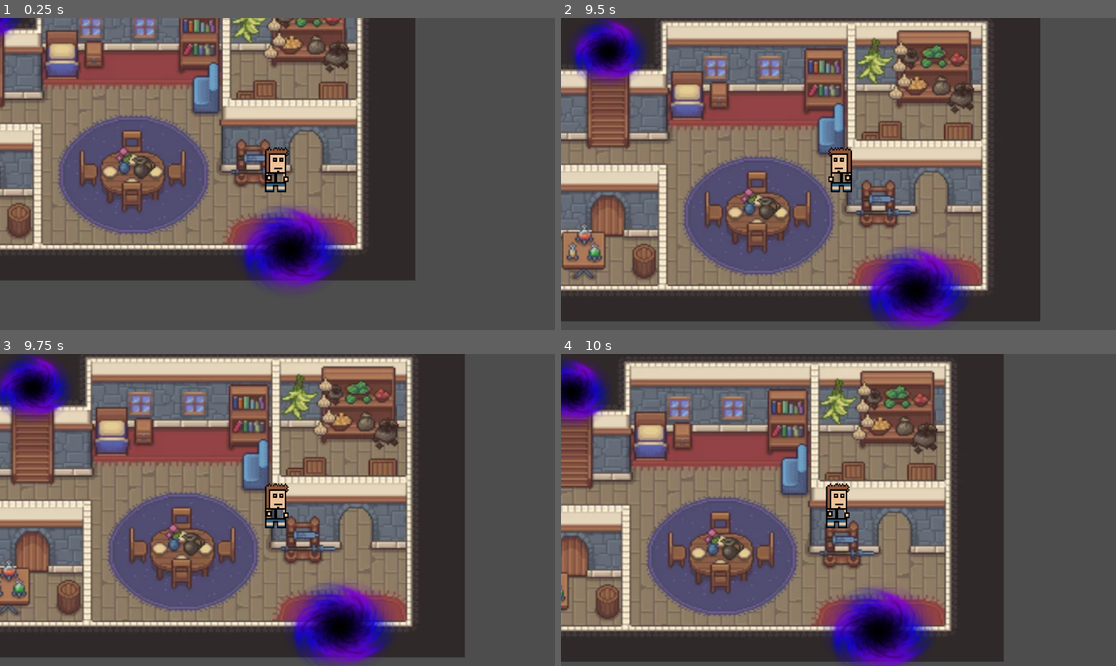
Above: before the commit, frames 1-4 (two rows, left to right).
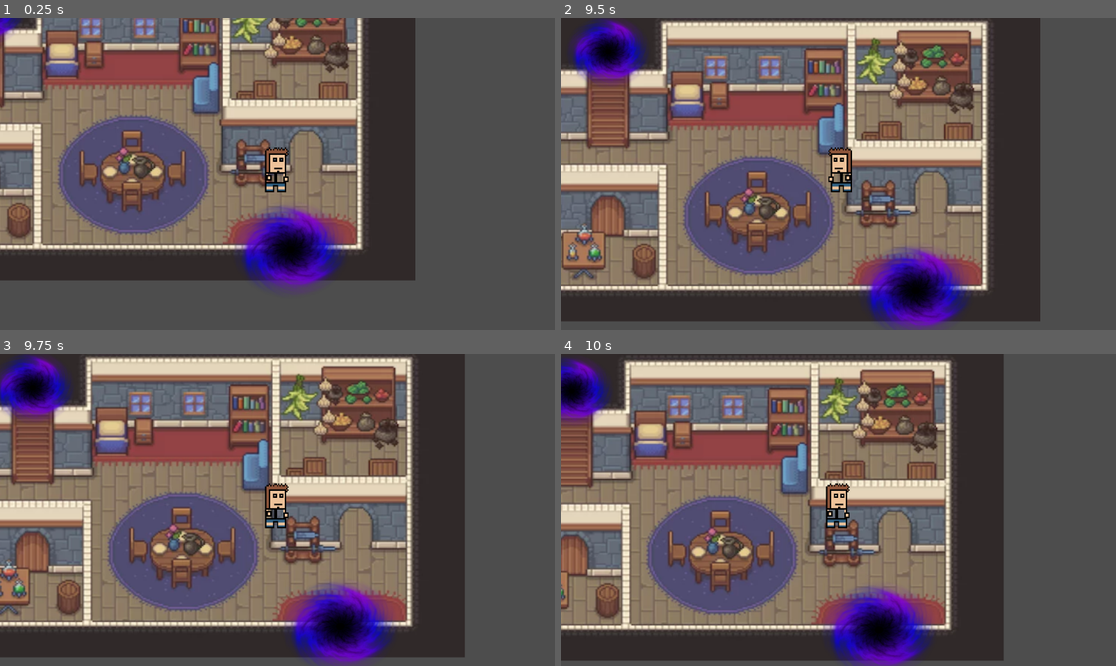
Above: after the commit, the same moments.

Repository: CISC204-S26/hw4-bribri-dtb
Game: Godot game, scene res://level_1.tscn
Same seed, same stepped clock (60 frames per second), same inputs: the game is played once before the commit and once after it. This scene is started directly instead of the project's main scene.
Inputs:
- Up to frame 1 (0.25 s): no input
- Up to frame 2 (9.5 s): tap Enter at 0.5, 7.25 s; hold Right (move right) 0.53-2.03 s; tap W (move up) at 0.77, 1.52, 3.02, 3.77, 4.52, 6.02, 6.77, 7.52, 9.02 s; tap Space at 2, 8 s; hold A (move left) 2.03-4.28 s; hold Right (move right) 4.28-8.03 s; hold A (move left) from 8.03 s (still down)
- Up to frame 3 (9.75 s): release A (move left) at 9.53 s; hold Right (move right) from 9.53 s (still down)
- Up to frame 4 (10 s): keep holding Right (move right); tap W (move up) at 9.77 s

Frames 1-3 are identical in both runs. In frame 4, 9.0% of the frame differs, in the area x 0-80%, y 1-100%.

Commit message:
The extra Collisions
What I just need is the player to be not near the walls.. that is all!

Diff:
--- a/pair-project/level_1.tscn
+++ b/pair-project/level_1.tscn
@@ -27,6 +27,18 @@
 [sub_resource type="SegmentShape2D" id="SegmentShape2D_bjebc"]
 a = Vector2(343, 352)
 b = Vector2(342, 611)
+
+[sub_resource type="SegmentShape2D" id="SegmentShape2D_5rr72"]
+a = Vector2(734, 61)
+b = Vector2(735, 310)
+
+[sub_resource type="SegmentShape2D" id="SegmentShape2D_gyffv"]
+a = Vector2(845, 311)
+b = Vector2(733, 311)
+
+[sub_resource type="SegmentShape2D" id="SegmentShape2D_1pe0h"]
+a = Vector2(935, 308)
+b = Vector2(1013, 309)
 
 [node name="Level 1" type="Node2D" unique_id=1870354116]
 
@@ -78,3 +90,18 @@
 
 [node name="CollisionShape2D" type="CollisionShape2D" parent="CollisionsStuff/StaticBody2D5" unique_id=2093479247]
 shape = SubResource("SegmentShape2D_bjebc")
+
+[node name="StaticBody2D6" type="StaticBody2D" parent="CollisionsStuff" unique_id=875926246]
+
+[node name="CollisionShape2D" type="CollisionShape2D" parent="CollisionsStuff/StaticBody2D6" unique_id=1674776647]
+shape = SubResource("SegmentShape2D_5rr72")
+
+[node name="StaticBody2D7" type="StaticBody2D" parent="CollisionsStuff" unique_id=1095822841]
+
+[node name="CollisionShape2D" type="CollisionShape2D" parent="CollisionsStuff/StaticBody2D7" unique_id=59282272]
+shape = SubResource("SegmentShape2D_gyffv")
+
+[node name="StaticBody2D8" type="StaticBody2D" parent="CollisionsStuff" unique_id=853117596]
+
+[node name="CollisionShape2D" type="CollisionShape2D" parent="CollisionsStuff/StaticBody2D8" unique_id=937434424]
+shape = SubResource("SegmentShape2D_1pe0h")
